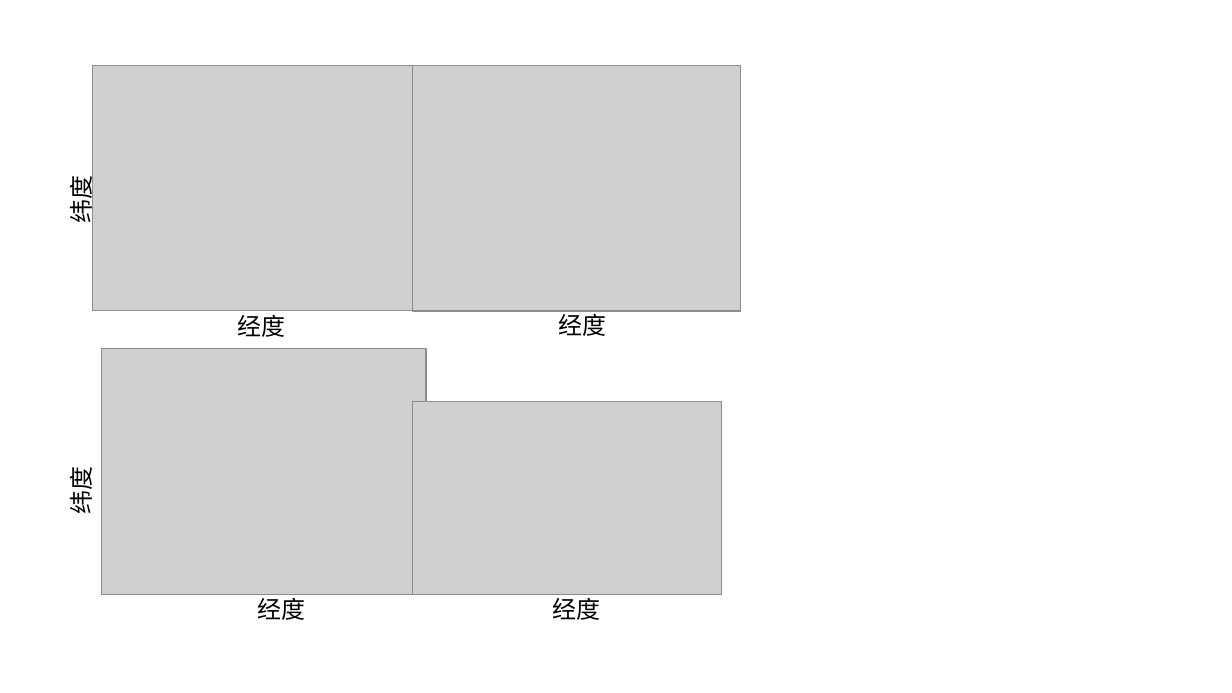
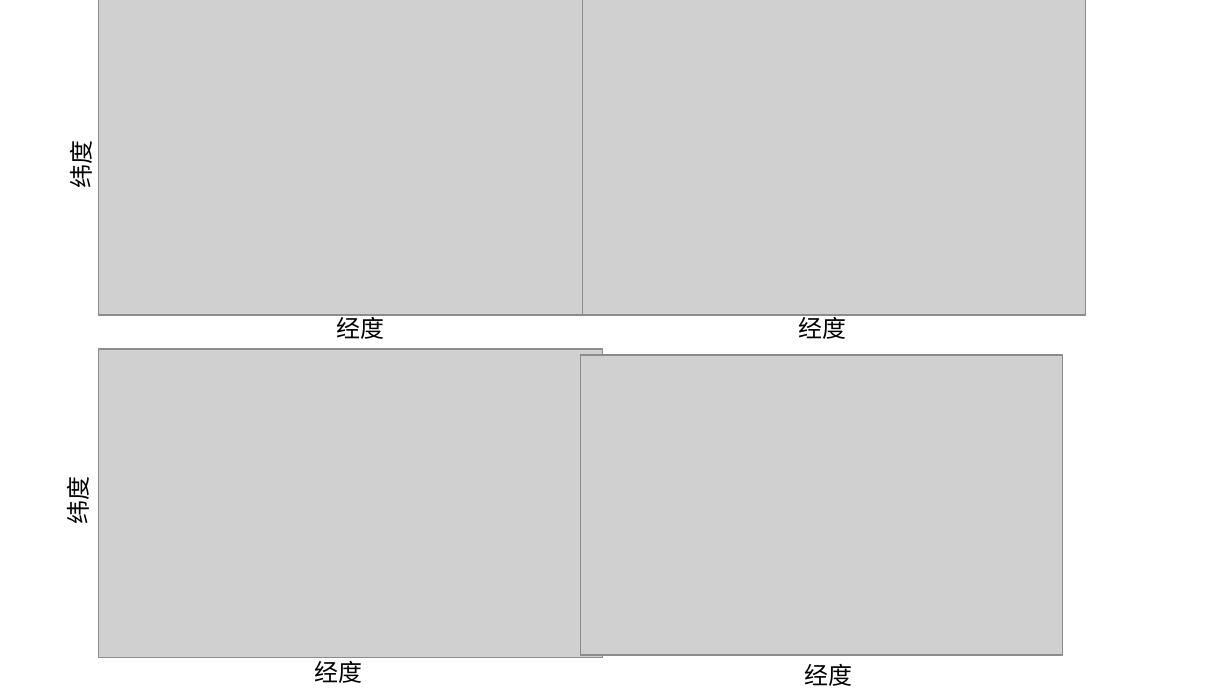
Before and after one commit to ouc-zy/Dissertation, a slide deck: slide 19 of 图片/新建 Microsoft PowerPoint 演示文稿.pptx. Drawn at 1232x693 pixels with LibreOffice and Linux fonts; fonts in the diff are those of the drawing; grey boxes stand for pictures. Boxes give left, top, right and bottom in pixels: in the first picture for what was removed or moved away, otherwise in the second. Text is boxed around its words. In the diff, an @@ line names an element or a change of style, - is before the commit and + after.

```diff
--- a/图片/新建 Microsoft PowerPoint 演示文稿.pptx
+++ b/图片/新建 Microsoft PowerPoint 演示文稿.pptx
@@ picture: place and size @@
-picture at [92, 65, 421, 312]
+picture at [99, 0, 602, 315]
@@ picture: place and size @@
-picture at [413, 65, 742, 310]
+picture at [583, 0, 1085, 315]
@@ text "纬度": place and size @@
-text "纬度" at [63, 179, 98, 222]
+text "纬度" at [63, 144, 98, 187]
@@ text "经度": place and size @@
-text "经度" at [237, 310, 285, 337]
+text "经度" at [336, 313, 384, 339]
@@ text "经度": place and size @@
-text "经度" at [558, 310, 606, 336]
+text "经度" at [799, 313, 847, 339]
@@ picture: place and size @@
-picture at [102, 349, 426, 595]
+picture at [99, 349, 602, 658]
@@ picture: place and size @@
-picture at [413, 402, 722, 595]
+picture at [580, 355, 1062, 655]
@@ text "纬度": place and size @@
-text "纬度" at [63, 470, 98, 513]
+text "纬度" at [59, 481, 94, 523]
@@ text "经度": place and size @@
-text "经度" at [258, 593, 306, 620]
+text "经度" at [315, 657, 363, 683]
@@ text "经度" rewrapped from [552, 593, 600, 620] to [805, 664, 853, 686] @@
```
Also in this commit, not shown: 4 slides added, 1 slide removed, 10 other files.
